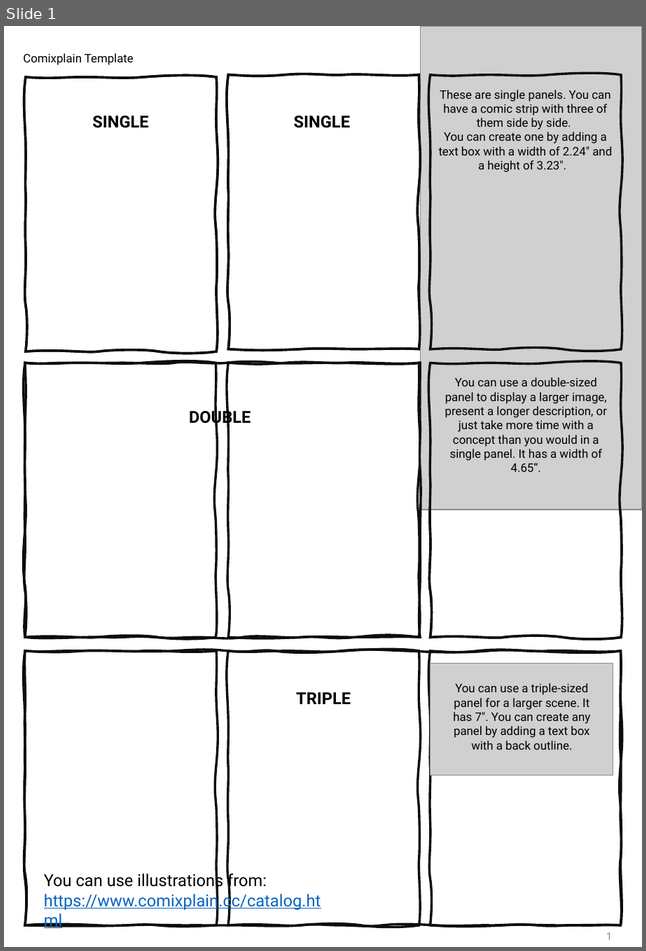
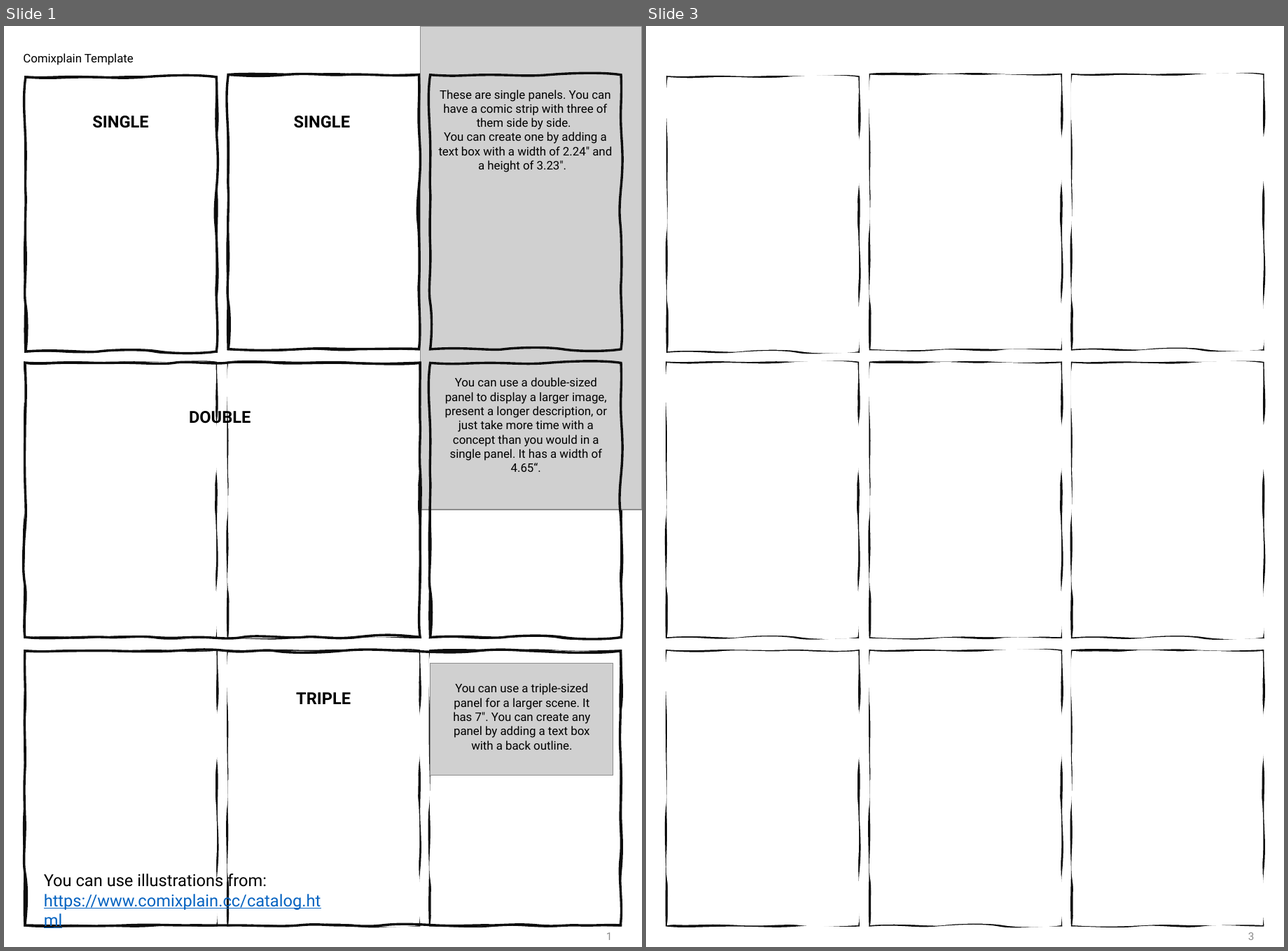
Before and after one commit to fhstp/comixplain, a slide deck: Comixplain_Assets/Comixplain Template.pptx. Shown side by side, each under a label of ours: slide 1 before the commit, slides 1 and 3 after it; the slides between them are not shown. The pictures are 646x951 and 1288x951 pixels, drawn with LibreOffice and Linux fonts; fonts in the diff are those of the drawing; grey boxes stand for pictures; background and template pictures are left out. Boxes give left, top, right and bottom in pixels: in the first picture for what was removed or moved away, otherwise in the second. Text is boxed around its words. In the diff, an @@ line names an element or a change of style, - is before the commit and + after.

```diff
--- a/Comixplain_Assets/Comixplain Template.pptx
+++ b/Comixplain_Assets/Comixplain Template.pptx
@@ slide 3 added at bbox=[646, 26, 1284, 947], background picture (left out) @@
@@ freeform shape added at bbox=[667, 77, 857, 352], fill #FFFFFF, outline #0D0D0D 2 pt @@
@@ freeform shape added at bbox=[871, 74, 1061, 349], fill #FFFFFF, outline #0D0D0D 2 pt @@
@@ freeform shape added at bbox=[1072, 74, 1263, 349], fill #FFFFFF, outline #0D0D0D 2 pt @@
@@ freeform shape added at bbox=[667, 363, 857, 637], fill #FFFFFF, outline #0D0D0D 2 pt @@
@@ freeform shape added at bbox=[871, 363, 1061, 637], fill #FFFFFF, outline #0D0D0D 2 pt @@
@@ freeform shape added at bbox=[1072, 363, 1263, 637], fill #FFFFFF, outline #0D0D0D 2 pt @@
@@ freeform shape added at bbox=[667, 651, 859, 925], fill #FFFFFF, outline #0D0D0D 2 pt @@
@@ freeform shape added at bbox=[871, 651, 1061, 925], fill #FFFFFF, outline #0D0D0D 2 pt @@
@@ freeform shape added at bbox=[1072, 651, 1263, 925], fill #FFFFFF, outline #0D0D0D 2 pt @@
@@ page number added at bbox=[1248, 932, 1254, 940], 9 pt, text #8C8C8C @@
+3
@@ slide 1 changed as well @@
@@ outline redrawn in 8 elements at bbox=[229, 74, 419, 349], bbox=[25, 363, 215, 637], bbox=[430, 363, 621, 637], bbox=[25, 651, 217, 925], bbox=[25, 77, 215, 352], bbox=[229, 363, 419, 637], bbox=[229, 651, 419, 925], bbox=[430, 651, 621, 925] @@
```
Also in this commit, not shown: 2 other slides added.
